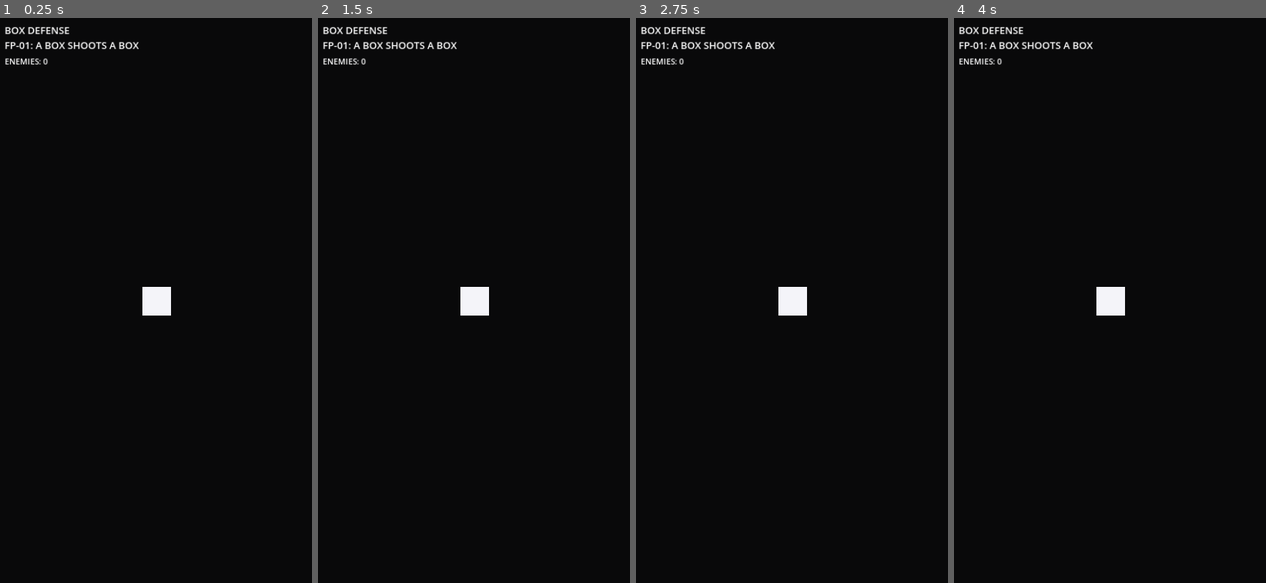
Above: before the commit, frames 1-4 (left to right).
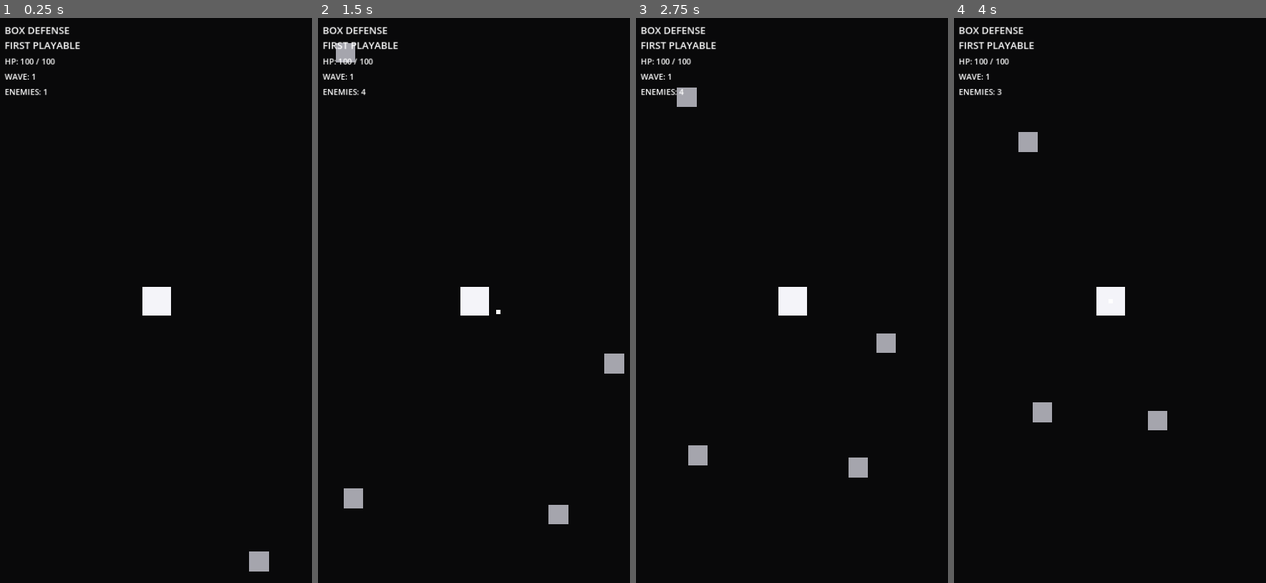
Above: after the commit, the same moments.

Repository: KevinRabbe/box-game-
Game: Godot game, scene res://scenes/game/game.tscn
The game is run twice, just before and just after one commit, with the same random seed, the same clock (stepped at 60 frames per second) and the same inputs.
Inputs:
- Up to frame 1 (0.25 s): no input
- Up to frame 2 (1.5 s): no input
- Up to frame 3 (2.75 s): no input
- Up to frame 4 (4 s): no input

The runs differ from the first frame. In frame 1, 0.9% of the frame differs, in the area x 1-87%, y 4-98%; in frame 2, 1.5%; in frame 3, 1.5%, in the area x 1-84%, y 4-82%; in frame 4, 1.3%.
Error before the commit: Invalid access to property or key 'wave_started' on a base object of type 'null instance'. (res://scripts/game/game.gd:20)

Commit message:
Turn combat simulation into wave based first playable

Diff:
--- a/scenes/game/game.tscn
+++ b/scenes/game/game.tscn
@@ -1,9 +1,10 @@
-[gd_scene load_steps=5 format=3]
+[gd_scene load_steps=6 format=3]
 
 [ext_resource type="Script" path="res://scripts/game/game.gd" id="1_game"]
 [ext_resource type="PackedScene" path="res://scenes/player/player_box.tscn" id="2_player"]
 [ext_resource type="PackedScene" path="res://scenes/enemies/enemy_box.tscn" id="3_enemy"]
 [ext_resource type="Script" path="res://scripts/enemies/enemy_spawner.gd" id="4_spawner"]
+[ext_resource type="Script" path="res://scripts/waves/wave_manager.gd" id="5_waves"]
 
 [node name="Game" type="Node2D"]
 script = ExtResource("1_game")
@@ -17,23 +18,73 @@
 script = ExtResource("4_spawner")
 enemy_scene = ExtResource("3_enemy")
 target_path = NodePath("../PlayerBox")
-spawn_interval = 0.9
 spawn_margin = 40.0
+
+[node name="WaveManager" type="Node" parent="."]
+script = ExtResource("5_waves")
+spawner_path = NodePath("../EnemySpawner")
+base_enemy_count = 4
+enemies_added_per_wave = 2
+spawn_interval = 0.45
+inter_wave_delay = 1.25
 
 [node name="DebugHUD" type="CanvasLayer" parent="."]
 
 [node name="Title" type="Label" parent="DebugHUD"]
 offset_left = 20.0
 offset_top = 20.0
-offset_right = 360.0
+offset_right = 440.0
 offset_bottom = 70.0
 theme_override_font_sizes/font_size = 22
-text = "BOX DEFENSE\nFP-01: A BOX SHOOTS A BOX"
+text = "BOX DEFENSE\nFIRST PLAYABLE"
 
-[node name="EnemyCount" type="Label" parent="DebugHUD"]
+[node name="Health" type="Label" parent="DebugHUD"]
 offset_left = 20.0
 offset_top = 92.0
 offset_right = 220.0
 offset_bottom = 122.0
 theme_override_font_sizes/font_size = 18
+text = "HP: 100 / 100"
+
+[node name="Wave" type="Label" parent="DebugHUD"]
+offset_left = 20.0
+offset_top = 126.0
+offset_right = 220.0
+offset_bottom = 156.0
+theme_override_font_sizes/font_size = 18
+text = "WAVE: 0"
+
+[node name="EnemyCount" type="Label" parent="DebugHUD"]
+offset_left = 20.0
+offset_top = 160.0
+offset_right = 220.0
+offset_bottom = 190.0
+theme_override_font_sizes/font_size = 18
 text = "ENEMIES: 0"
+
+[node name="GameOver" type="CanvasLayer" parent="."]
+layer = 10
+visible = false
+
+[node name="Overlay" type="ColorRect" parent="GameOver"]
+offset_right = 720.0
+offset_bottom = 1280.0
+color = Color(0.02, 0.02, 0.025, 0.92)
+
+[node name="Summary" type="Label" parent="GameOver/Overlay"]
+offset_left = 180.0
+offset_top = 470.0
+offset_right = 540.0
+offset_bottom = 590.0
+theme_override_font_sizes/font_size = 32
+text = "GAME OVER\nWAVE 0"
+horizontal_alignment = 1
+vertical_alignment = 1
+
+[node name="RestartButton" type="Button" parent="GameOver/Overlay"]
+offset_left = 220.0
+offset_top = 630.0
+offset_right = 500.0
+offset_bottom = 710.0
+theme_override_font_sizes/font_size = 24
+text = "RESTART"
